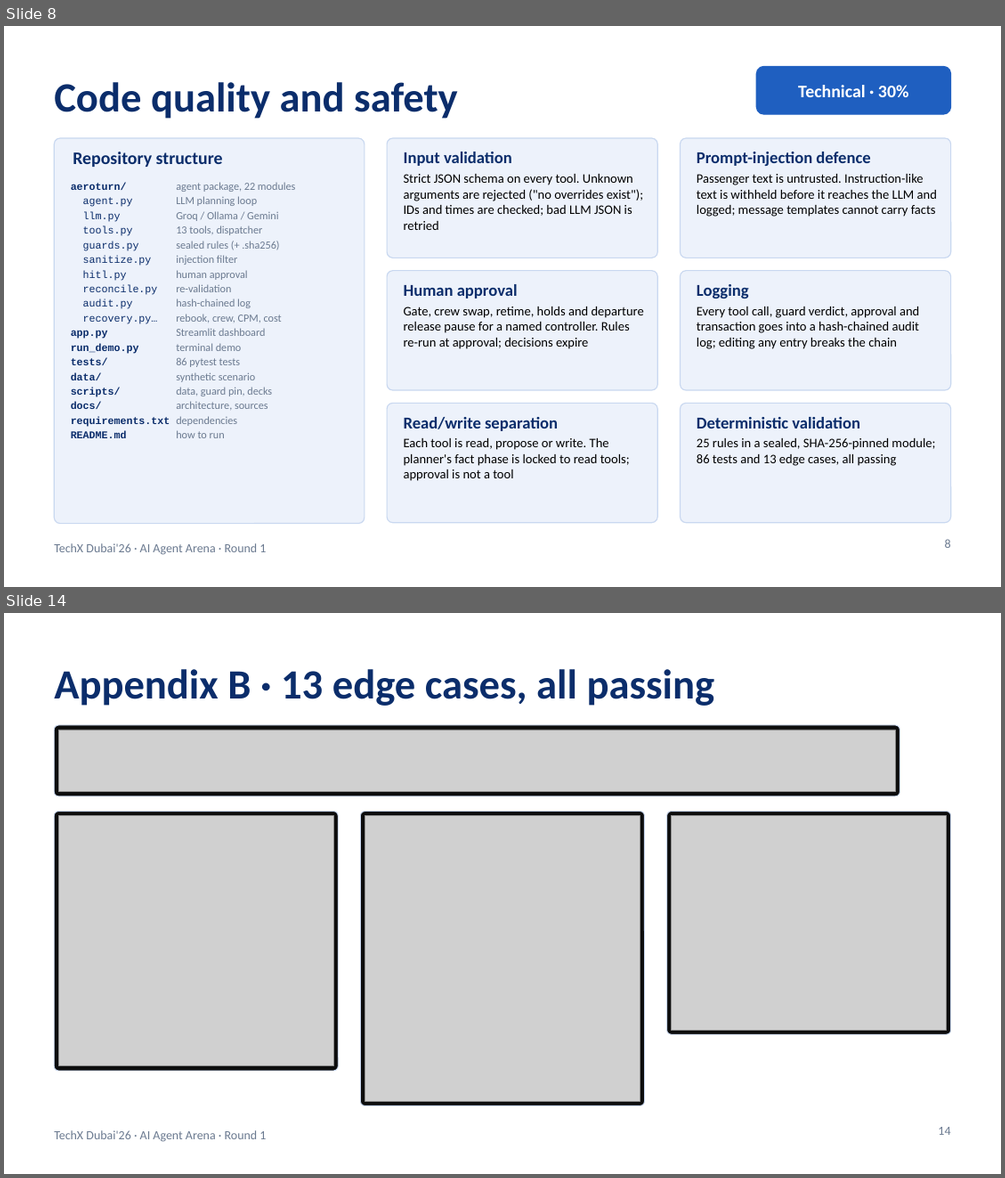
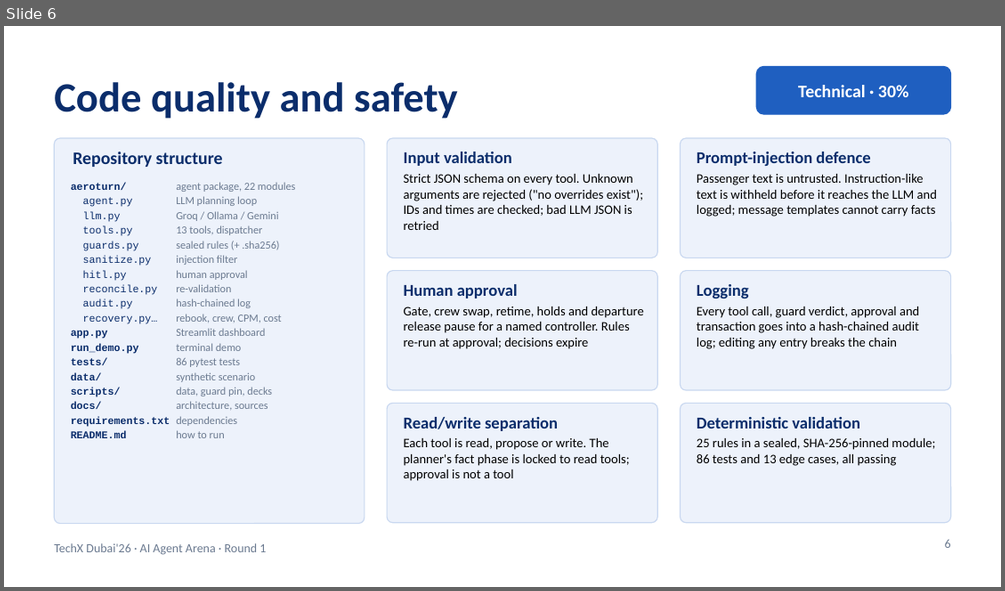
Before and after one commit to RithikhC/EagleX, a slide deck: docs/EagleX_Round1_Submission.pptx. Shown one above the other, each under a label of ours: slides 8 and 14 before the commit, slide 6 after it; the slides between them are not shown. The pictures are 1005x1178 and 1005x591 pixels, drawn with LibreOffice and Linux fonts; fonts in the diff are those of the drawing; grey boxes stand for pictures. Boxes give left, top, right and bottom in pixels: in the first picture for what was removed or moved away, otherwise in the second. Text is boxed around its words. In the diff, an @@ line names an element or a change of style, - is before the commit and + after.

```diff
--- a/docs/EagleX_Round1_Submission.pptx
+++ b/docs/EagleX_Round1_Submission.pptx
@@ slide 14 removed at (x1=4, y1=613, x2=1001, y2=1174), background #FFFFFF; not listed: 1 template element that a slide beside it also shows @@
@@ title removed at (x1=54, y1=669, x2=715, y2=706) @@
-Appendix B · 13 edge cases, all passing
@@ rounded rectangle removed at (x1=54, y1=725, x2=900, y2=796) @@
@@ picture removed at (x1=58, y1=730, x2=896, y2=792) @@
@@ rounded rectangle removed at (x1=54, y1=811, x2=339, y2=1070) @@
@@ picture removed at (x1=58, y1=816, x2=334, y2=1066) @@
@@ rounded rectangle removed at (x1=361, y1=811, x2=645, y2=1106) @@
@@ picture removed at (x1=365, y1=816, x2=640, y2=1102) @@
@@ rounded rectangle removed at (x1=667, y1=811, x2=952, y2=1034) @@
@@ picture removed at (x1=672, y1=816, x2=947, y2=1030) @@
@@ page number removed at (x1=938, y1=1127, x2=950, y2=1135) @@
-14
@@ what was slide 8 is now slide 6 @@
@@ page number at (x1=945, y1=539, x2=951, y2=548): text changed @@
-8
+6
```
Also in this commit, not shown: 3 slides changed, 1 slide added, 7 other slides removed, 10 other files.
